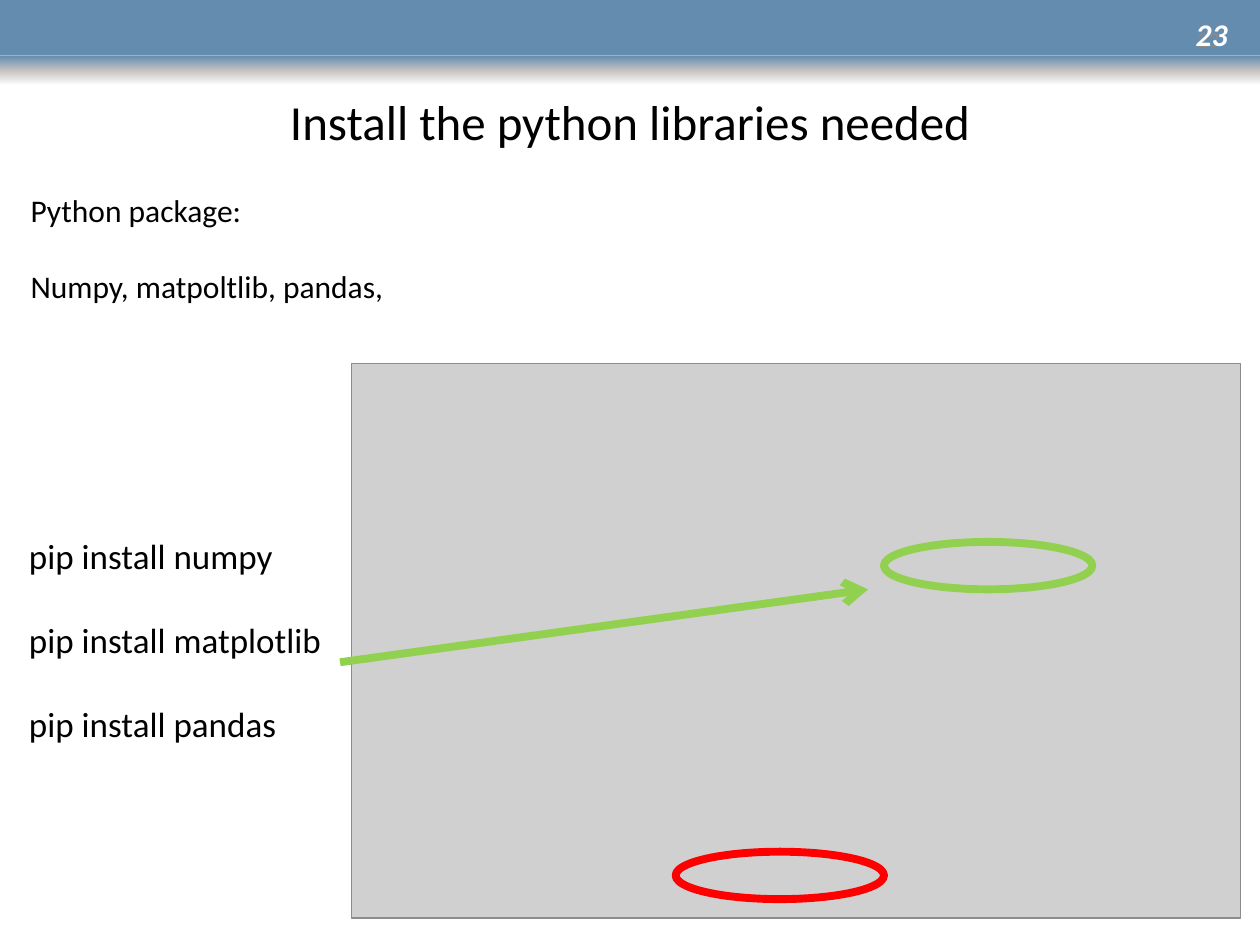
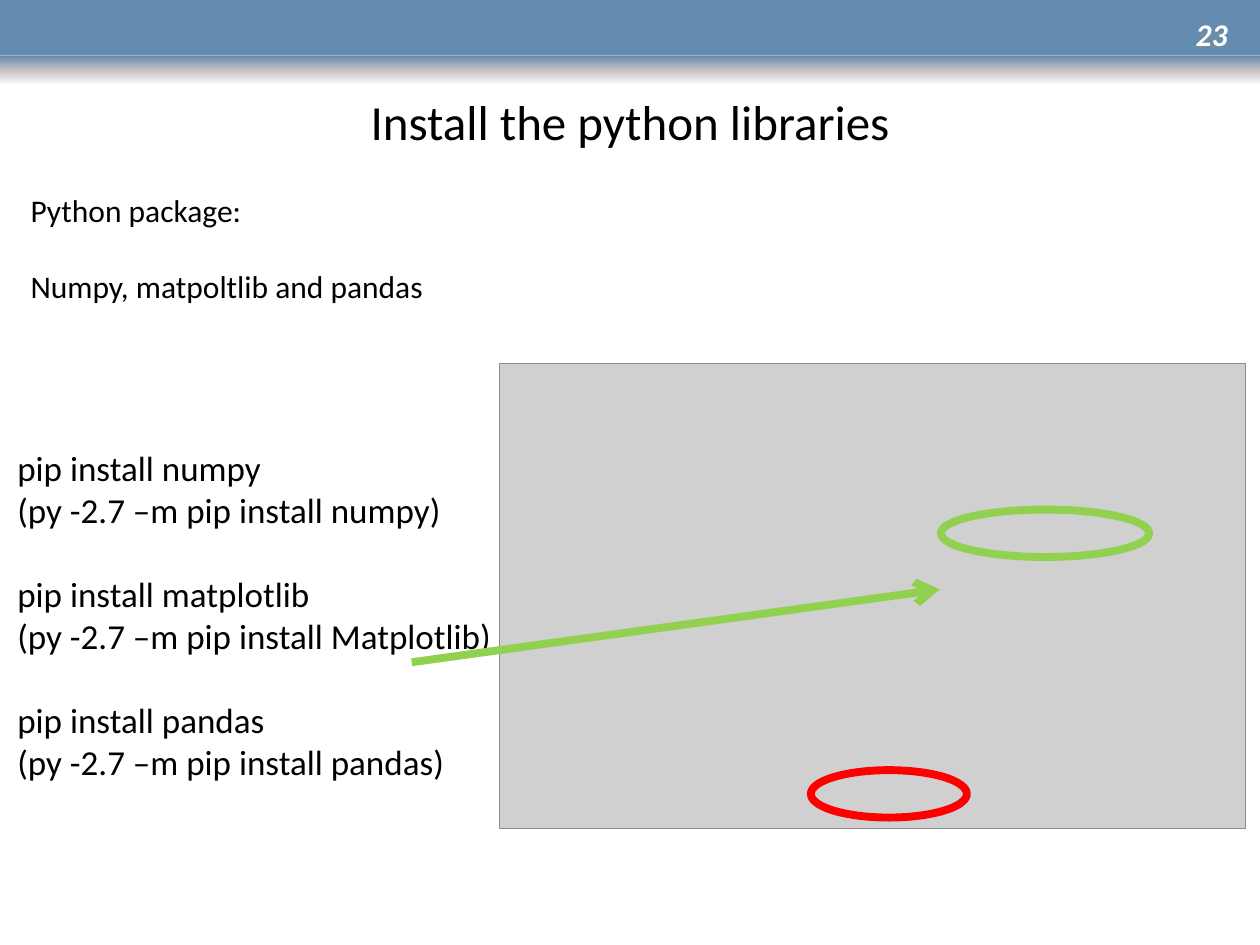
Before and after one commit to luben2018/OpenSim, a slide deck: slide 23 of Install OpenSim.pptx. Drawn at 1260x945 pixels with LibreOffice and Linux fonts; fonts in the diff are those of the drawing; grey boxes stand for pictures. Boxes give left, top, right and bottom in pixels: in the first picture for what was removed or moved away, otherwise in the second. Text is boxed around its words. In the diff, an @@ line names an element or a change of style, - is before the commit and + after.

Commit message:
Update

```diff
--- a/Install OpenSim.pptx
+++ b/Install OpenSim.pptx
@@ text at <box>371,106,889,148</box>: text changed @@
-Install the python libraries needed
+Install the python libraries
@@ text at <box>31,276,423,303</box>: text changed @@
-Numpy, matpoltlib, pandas,
+Numpy, matpoltlib and pandas
@@ picture: place and size @@
-picture at <box>352,363,1241,917</box>
+picture at <box>500,363,1246,828</box>
@@ text "pip install numpy": place and size @@
-text "pip install numpy" at <box>29,544,321,743</box>
+text "pip install numpy" at <box>17,456,491,781</box>
@@ text at <box>17,497,441,529</box>: paragraph added @@
+(py -2.7 –m pip install numpy)
@@ ellipse: place and size @@
-ellipse at <box>885,542,1092,590</box>
+ellipse at <box>941,509,1149,557</box>
@@ arrow moved from (340, 663) - (868, 590) to (412, 663) - (940, 590) @@
@@ text at <box>17,623,491,658</box>: paragraph added @@
+(py -2.7 –m pip install Matplotlib)
@@ text at <box>17,749,444,781</box>: paragraph added @@
+(py -2.7 –m pip install pandas)
@@ ellipse: place and size @@
-ellipse at <box>675,852,883,900</box>
+ellipse at <box>810,770,966,818</box>
```
Also in this commit, not shown: 1 other slide changed.
